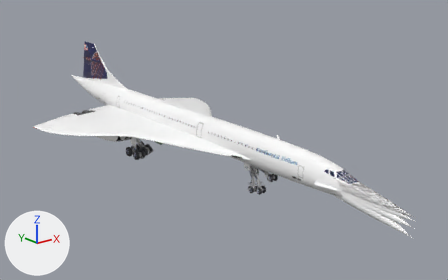
The glTF model concorde/CA.gltf: old version first, new version second.
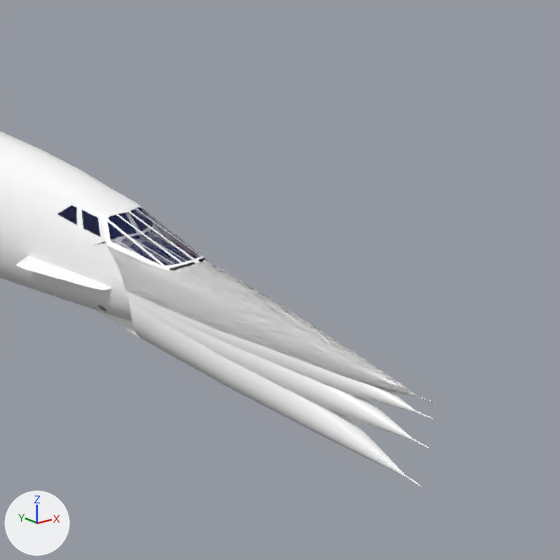
The first picture shows the older version from a camera (50 mm lens) standing at (-40.1, -26.1, 20.6) and looking at (2.6, 27.4, -0.8). The close-ups show the older and then the newer version on the part from 69% to 100% of the width and 42% to 92% of the height of that picture. Only the edits that show in the close-ups are written down. Lighting does not change. The marker at lower left points along +X, +Y and +Z. Vertices at exactly the same position are counted once.

Objects in the first close-up: 'Exterior', 'Pose_flaps_0', 'Pose_flaps_1', 'Pose_flaps_2', 'Pose_flaps_3', 'Pose_flaps_4'.
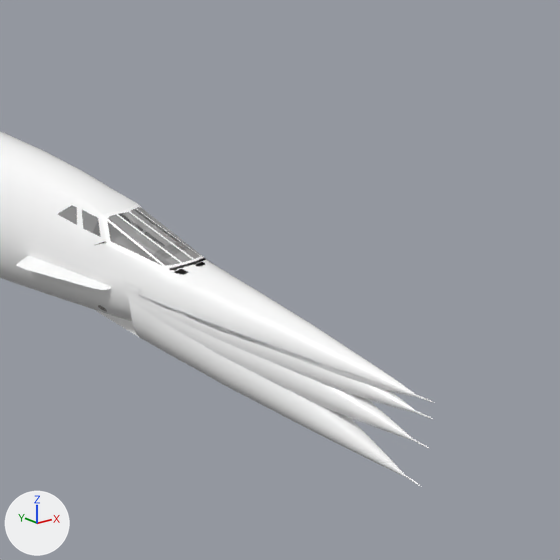
Where the newer file only moved an object's origin or applied its transform, the numbers keep the older frame.

Where the change shows, as pixel boxes [x1, y1, x2, y2] in the close-ups (560 x 560 px; the box of a moved part takes in the faces that stretch with it):
'Pose_flaps_0', surface changed, reshaped: before [103, 204, 435, 403]; after [103, 204, 434, 403]
'Pose_flaps_1', surface changed (grey to white): [107, 227, 435, 403] in both
part 1 of me_pose_flaps_0, moved or reshaped: before [398, 384, 430, 402]; after [398, 387, 431, 402]
part 2 of me_pose_flaps_1, moved or reshaped (not visible before): after [398, 384, 435, 403]

Diff of the bpy script that builds the scene:
```diff
--- a/concorde/CA.gltf.py
+++ b/concorde/CA.gltf.py
@@ img_1_webp @@
+img_1_webp = load_image('1.webp', '../a320-cfm/t/1.webp', 2048, 2048, 'sRGB')
@@ mat_glass_defaultwhite001_1 @@
 n3 = _N.new('ShaderNodeTexImage'); n3.name = 'Image Texture'
-n3.image = img_1_png
+n3.image = img_1_webp
 _L.new(n0.outputs[0], n1.inputs[0])  # 'BSDF' to 'Surface'
@@ me_pose_flaps_0 @@
 me_pose_flaps_0.from_pydata(...)  # 1385 vertices, 2822 faces; spans x -0.96..0.96, y -0.41..8.72, z -0.75..1.72
 # used by ob_pose_flaps_0; location = (0.0, 0.0, 0.0)
+# me_pose_flaps_0 part 1
+# 6 vertices are removed from x -0.01..0.01, y -0.3..0.02, z -0.01..0.01
+# 131 faces are deleted
+# 1 vertex moves within x 0.0, y 0.02, z -0.02
+# 6 vertices are added at (0.02, -0.3, 0.0), (0.02, 0.02, 0.01), (-0.02, -0.3, 0.0), (0.02, 0.02, -0.01), (-0.02, 0.02, 0.01), (-0.02, 0.02, -0.01)
+# 131 new faces join them, mat_livery1_defaultwhite001_7 (picture img_ca_1_webp)
 me_pose_flaps_0.materials.append(mat_livery1_defaultwhite001_7)
@@ me_pose_flaps_1 @@
 me_pose_flaps_1.from_pydata(...)  # 1398 vertices, 2822 faces; spans x -0.96..0.96, y -0.41..8.72, z -0.75..1.32
 # used by ob_pose_flaps_1; location = (0.0, 0.0, 0.0)
+# me_pose_flaps_1 part 2
+# 6 vertices are removed from x -0.01..0.01, y -0.3..0.02, z -0.01..0.01
+# 131 faces are deleted
+# 1 vertex moves within x 0.0, y 0.02, z -0.02
+# 6 vertices are added at (0.02, -0.3, 0.0), (0.02, 0.02, 0.01), (-0.02, -0.3, 0.0), (0.02, 0.02, -0.01), (-0.02, 0.02, 0.01), (-0.02, 0.02, -0.01)
+# 131 new faces join them, mat_livery1_defaultwhite001_7 (picture img_ca_1_webp)
 me_pose_flaps_1.materials.append(mat_livery1_defaultwhite001_7)
```
